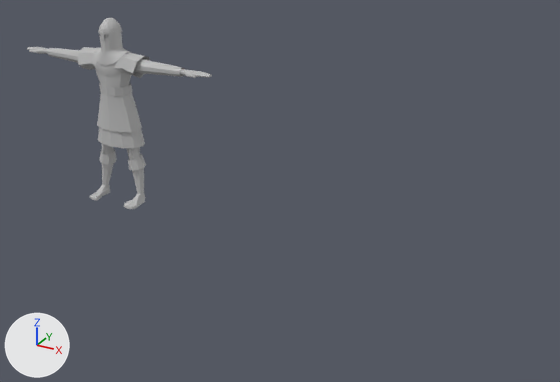
The FBX model CastleGuardReborn/Content/Vive/Blueprints/AI/SoldierAI/SK_SoldierUnit.fbx as it was, and as the next commit left it.
Rendered twice from a 50 mm lens placed at (5.32, -6.04, 3.52), pointed at (2.31, -0.56, 0.79). Every picture has the same lights, and +X, +Y and +Z are marked at lower left. Where no turn or scale is listed for an object, it has been applied to the vertices.

Names of what the first picture shows: 'Arm_L', 'Arm_R', 'Base', 'Belt', 'BootTop_L', 'BootTop_R', 'Helmet', 'Shirt_Base', 'Underskirt'.
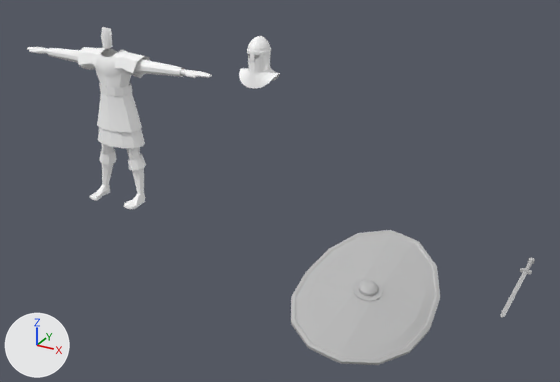
Boxes [x1, y1, x2, y2] around the edits, measured in the pictures (560 x 382 px):
'Shield', added
    after: [291, 230, 440, 365]
'Shirt_Base', recoloured (grey to white)
    both: [78, 47, 150, 132]
'Helmet', recoloured, moved
    before: [94, 18, 131, 65]
    after: [239, 36, 280, 89]
'Base', recoloured (grey to white)
    both: [27, 27, 212, 209]
'Underskirt', recoloured
    both: [98, 127, 145, 148]
'Arm_L', recoloured (grey to white)
    both: [133, 59, 184, 77]
'Sword', added
    after: [500, 258, 535, 318]
'Arm_R', recoloured (grey to white)
    both: [48, 48, 80, 63]
'Belt', recoloured
    both: [99, 82, 132, 96]
'BootTop_L', recoloured
    both: [128, 154, 146, 171]
'BootTop_R', recoloured
    both: [99, 149, 116, 165]
part 1 of me_mesh_008, recoloured
    before: [94, 32, 131, 65]
    after: [239, 52, 280, 89]
part 2 of me_mesh_008, recoloured
    before: [98, 31, 118, 40]
    after: [247, 49, 269, 61]

The change, as a diff of the scene's bpy script:
```diff
--- a/CastleGuardReborn/Content/Vive/Blueprints/AI/SoldierAI/SK_SoldierUnit.fbx.py
+++ b/CastleGuardReborn/Content/Vive/Blueprints/AI/SoldierAI/SK_SoldierUnit.fbx.py
@@ mat_lambert1 @@
 mat_lambert1 = principled_material('lambert1')
-mat_lambert1.base_color = (0.5, 0.5, 0.5)  # grey #bcbcbc
+mat_lambert1.base_color = (1.0, 1.0, 1.0)  # white #ffffff
@@ me_mesh_007 @@
 me_mesh_007.from_pydata(...)  # 24 vertices, 12 faces; spans x -0.295..0.295, y -0.098..0.236, z 0.636..0.936
-me_mesh_007.materials.append(mat_lambert1)  # grey #bcbcbc
+me_mesh_007.materials.append(mat_lambert3)  # white #ffffff
@@ me_mesh_005 @@
 me_mesh_005.from_pydata(...)  # 60 vertices, 50 faces; spans x 0.293..0.87, y -0.023..0.137, z 1.434..1.602
-me_mesh_005.materials.append(mat_lambert1)  # grey #bcbcbc
+me_mesh_005.materials.append(mat_lambert3)  # white #ffffff
@@ me_mesh_006 @@
 me_mesh_006.from_pydata(...)  # 60 vertices, 50 faces; spans x -0.87..-0.293, y -0.023..0.137, z 1.434..1.602
-me_mesh_006.materials.append(mat_lambert1)  # grey #bcbcbc
+me_mesh_006.materials.append(mat_lambert3)  # white #ffffff
@@ me_mesh_001 @@
 me_mesh_001.from_pydata(...)  # 178 vertices, 160 faces; spans x -0.401..0.401, y -0.098..0.245, z 0.815..1.654
-me_mesh_001.materials.append(mat_lambert1)  # grey #bcbcbc
+me_mesh_001.materials.append(mat_lambert2)  # white #ffffff
@@ me_mesh_008 @@
 me_mesh_008.from_pydata(...)  # 293 vertices, 280 faces; spans x -0.203..0.203, y -0.094..0.198, z 1.511..1.975
+# me_mesh_008 part 1: 108 of the faces centred in x -0.176..0.176, y -0.091..0.191, z 1.543..1.819 switch from mat_lambert1 (grey #bcbcbc) to mat_lambert3 (white #ffffff)
+# me_mesh_008 part 2: 38 of the faces centred in x -0.1..0.1, y -0.079..0.021, z 1.777..1.856 switch from mat_lambert1 (grey #bcbcbc) to mat_lambert2 (white #ffffff)
@@ ob_helmet @@
 ob_helmet = bpy.data.objects.new('Helmet', me_mesh_008)
-ob_helmet.location = (0.0, 0.0, 0.0)
+ob_helmet.location = (1.75, 0.0, 0.0)
@@ ob_shield @@
+ob_shield = bpy.data.objects.new('Shield', me_mesh_009)  # 236 vertices, 222 faces; spans x -0.524..0.522, y -0.716..0.713, z -0.204..0.224; in mat_lambert5 (grey #bcbcbc)
+ob_shield.location = (3.411, -1.218, 0.407)
@@ ob_sword @@
+ob_sword = bpy.data.objects.new('Sword', me_mesh_010)  # 114 vertices, 112 faces; spans x -0.135..-0.036, y -0.916..0.113, z -0.042..0.004; in mat_lambert5 (grey #bcbcbc)
+ob_sword.location = (4.461, 0.054, 0.317)
```
